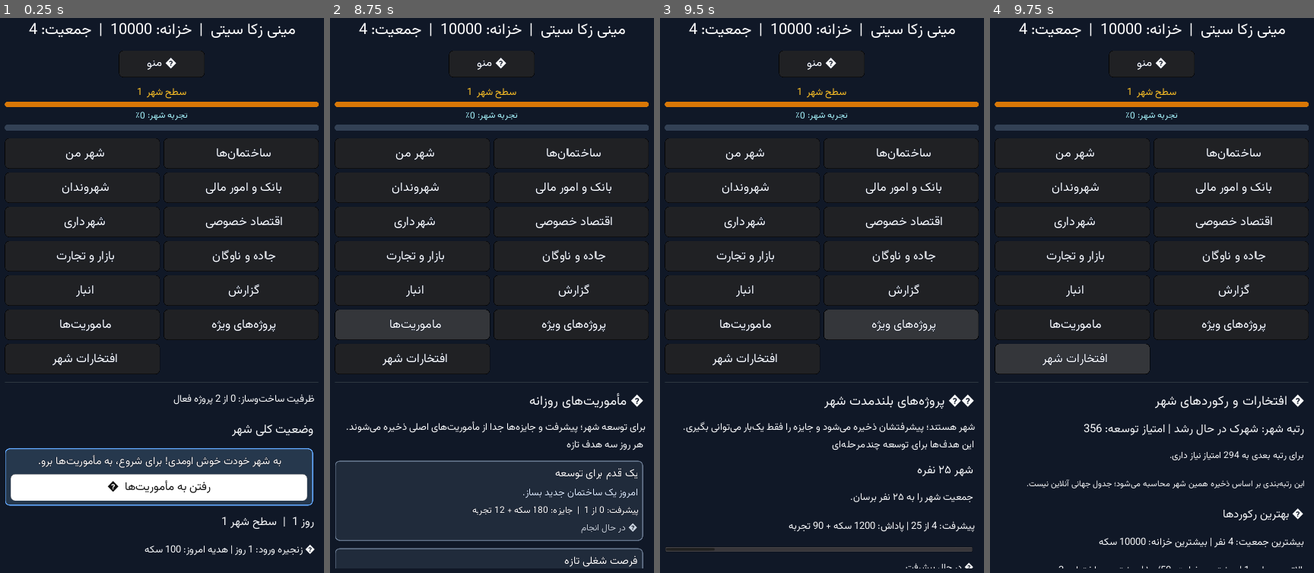
Above: before the commit, frames 1-4 (left to right).
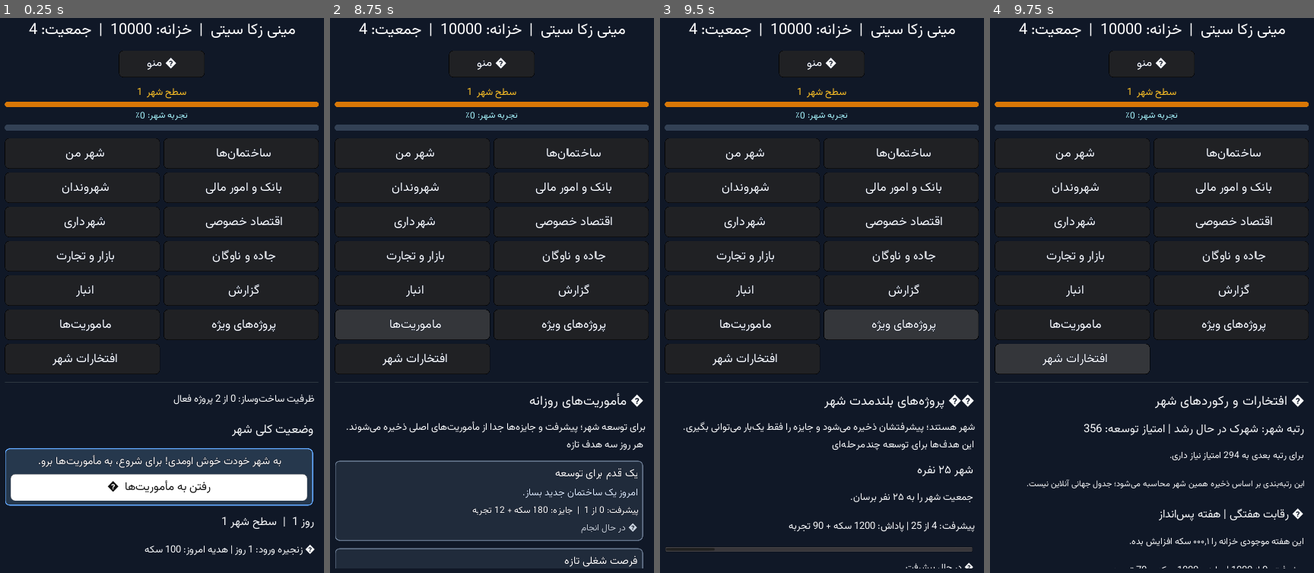
Above: after the commit, the same moments.

Repository: zekainstabot/mini-zeka-city
Game: Godot game, scene res://Main.tscn
Same seed, same stepped clock (60 frames per second), same inputs: the game is played once before the commit and once after it.
Inputs:
- Up to frame 1 (0.25 s): no input
- Up to frame 2 (8.75 s): click "ﻦﻣ ﺮﻬﺷ" at 0.5 s; click "ﺎﻫ‌ﻥﺎﻤﺘﺧﺎﺳ" at 1.25 s; click "ﻥﺍﺪﻧﻭﺮﻬﺷ" at 2 s; click "ﯽﻟﺎﻣ ﺭﻮﻣﺍ ﻭ ﮏﻧﺎﺑ" at 2.75 s; click "ﯼﺭﺍﺩﺮﻬﺷ" at 3.5 s; click "ﯽﺻﻮﺼﺧ ﺩﺎﺼﺘﻗﺍ" at 4.25 s; click "ﺕﺭﺎﺠﺗ ﻭ ﺭﺍﺯﺎﺑ" at 5 s; click "ﻥﺎﮔﻭﺎﻧ ﻭ ﻩﺩﺎﺟ" at 5.75 s; click "ﺭﺎﺒﻧﺍ" at 6.5 s; click "ﺵﺭﺍﺰﮔ" at 7.25 s; click "ﺎﻫ‌ﺖﯾﺭﻮﻣﺎﻣ" at 8 s
- Up to frame 3 (9.5 s): click "ﻩﮋﯾﻭ ﯼﺎﻫ‌ﻩﮊﻭﺮﭘ" at 8.75 s
- Up to frame 4 (9.75 s): click "ﺮﻬﺷ ﺕﺍﺭﺎﺨﺘﻓﺍ" at 9.5 s

Frames 1-3 are identical in both runs. In frame 4, 0.8% of the frame differs, in the area x 21-97%, y 88-100%.

Commit message:
Show weekly city challenge in achievements

Diff:
--- a/scripts/Main.gd
+++ b/scripts/Main.gd
@@ -1381,6 +1381,14 @@
 			if int(league.next) > 0:
 				_add_label("برای رتبه بعدی به %d امتیاز نیاز داری." % max(0,int(league.next)-int(league.score)),15)
 			_add_label("این رتبه‌بندی بر اساس ذخیره همین شهر محاسبه می‌شود؛ جدول جهانی آنلاین نیست.",14)
+			var weekly = game.get_weekly_challenge()
+			_add_label("🏁 رقابت هفتگی | "+str(weekly.title),19)
+			_add_label(str(weekly.description),15)
+			_add_label("پیشرفت: %d از %d | جایزه: %d سکه + %d تجربه" % [int(weekly.progress),int(weekly.goal),int(weekly.reward),int(weekly.xp)],16)
+			if bool(weekly.claimed):
+				_add_label("✓ جایزه رقابت این هفته دریافت شده است.",15)
+			elif int(weekly.progress) >= int(weekly.goal):
+				_add_button("🏆 دریافت جایزه رقابت هفتگی",self,"claim_weekly_challenge")
 			var records = game.get_city_records()
 			_add_label("📊 بهترین رکوردها",19)
 			_add_label("بیشترین جمعیت: %d نفر | بیشترین خزانه: %d سکه" % [int(records.get("peak_population",0)),int(records.get("peak_money",0))],16)
@@ -2212,6 +2220,11 @@
 	show_page("projects")
 	_show_message(str(result.message))
 
+func claim_weekly_challenge():
+	var result = game.claim_weekly_challenge()
+	show_page("achievements")
+	_show_message(str(result.message))
+
 func _add_daily_claim_button(parent, mission_id):
 	var claim_button = Button.new()
 	claim_button.text = PersianText.reshaper("🎁 دریافت جایزه")
